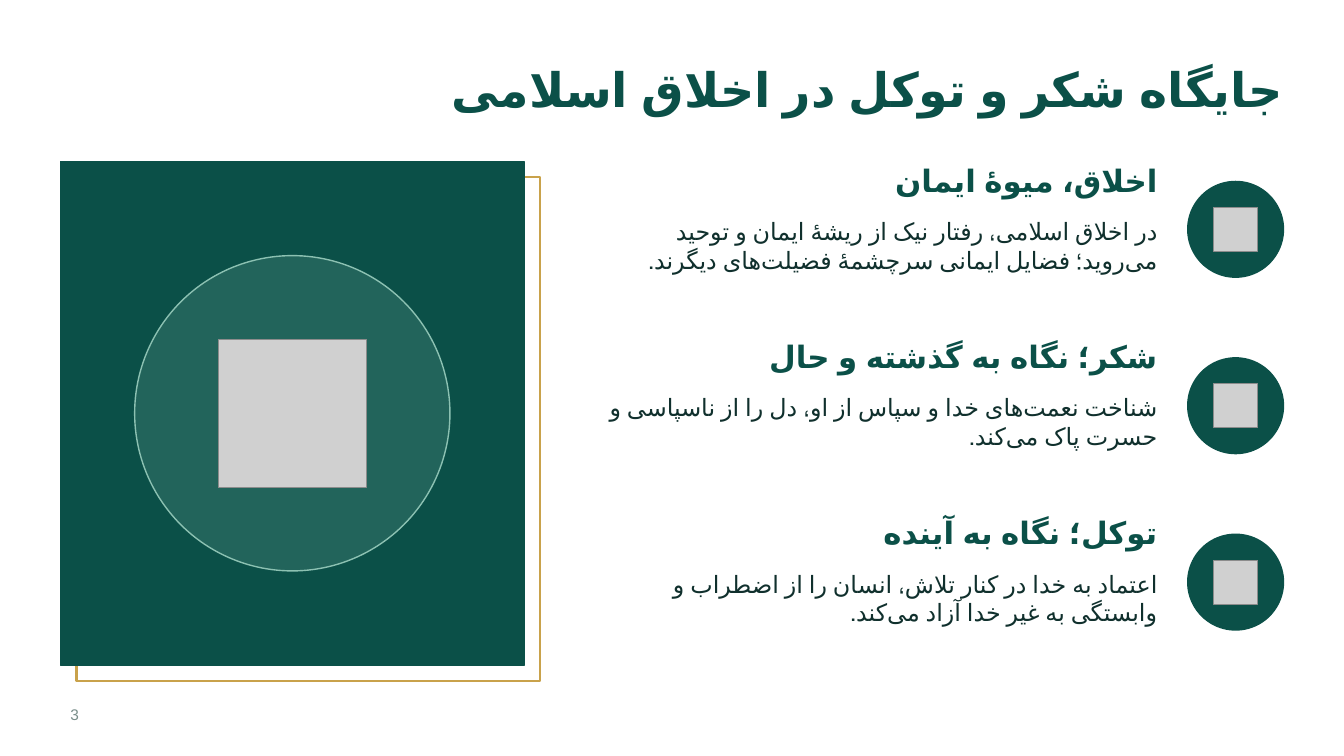
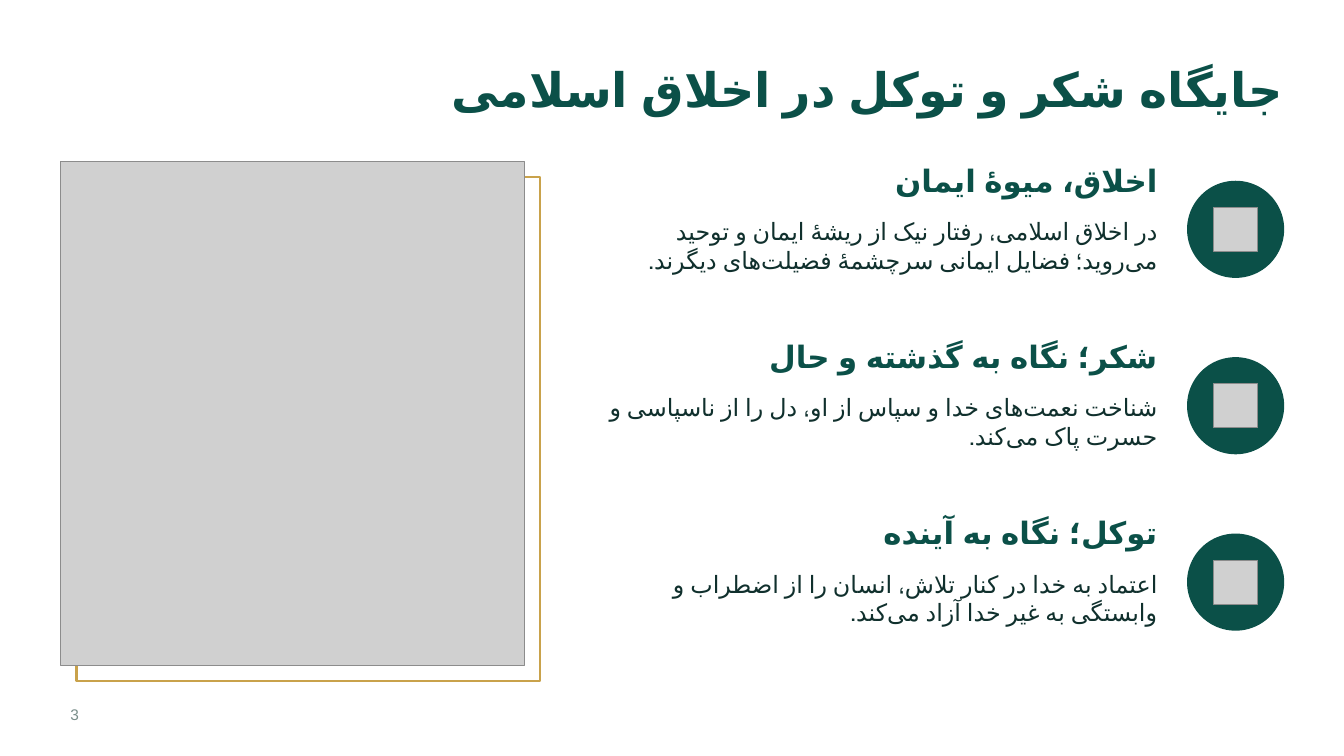
Before and after one commit to abdollahitaha55-png/TahaAbdollahi, a slide deck: slide 3 of shokr_tavakkol/shokr_va_tavakkol.pptx. Drawn at 1344x756 pixels with LibreOffice and Linux fonts; fonts in the diff are those of the drawing; grey boxes stand for pictures. Boxes give left, top, right and bottom in pixels: in the first picture for what was removed or moved away, otherwise in the second. Text is boxed around its words. In the diff, an @@ line names an element or a change of style, - is before the commit and + after.

```diff
--- a/shokr_tavakkol/shokr_va_tavakkol.pptx
+++ b/shokr_tavakkol/shokr_va_tavakkol.pptx
@@ rectangle removed at <box>60,161,524,665</box> @@
@@ picture added at <box>60,161,524,665</box> @@
@@ ellipse removed at <box>135,256,451,572</box> @@
@@ picture removed at <box>218,339,366,487</box> @@
```
Also in this commit, not shown: 7 other slides changed, 18 other files.
